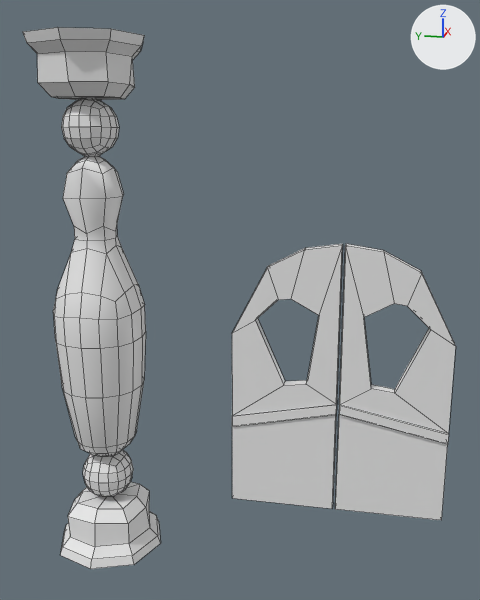
What one commit did to the Blender file art/models/props/alley_door/alley_door.blend.
Before and after are seen from a 50 mm camera at (-9.72, -0.43, 6.13) aimed at (-0.13, 1.49, 3.74). The axes (+X, +Y, +Z) are drawn at upper right. The lights are the same throughout. The picture after the commit comes second. Mesh edges are drawn as thin lines.

Script lines for the objects in view, before the commit:
```python
me_cube_002 = bpy.data.meshes.new('Cube.002')
me_cube_002.from_pydata(...)  # 504 vertices, 498 faces; spans x -2.3..1.3, y -28.0..-24.4, z -2.8..13.7
me_plane_001 = bpy.data.meshes.new('Plane.001')
me_plane_001.from_pydata(...)  # 40 vertices, 40 faces; spans x 0.49..0.75, y 0.02..1.77, z 0.5..5.01
me_plane_002 = bpy.data.meshes.new('Plane.002')
me_plane_002.from_pydata(...)  # 40 vertices, 40 faces; spans x 0.49..0.75, y -1.77..-0.02, z 0.5..5.01
ob_alley_door_left = bpy.data.objects.new('alley_door_left', me_plane_002)
ob_alley_door_left.location = (0.0, 0.0, -0.49)
ob_alley_door_left.scale = (1.0, 0.994, 1.0)
ob_alley_door_right = bpy.data.objects.new('alley_door_right', me_plane_001)
ob_alley_door_right.location = (0.0, 0.0, -0.49)
ob_alley_door_right.scale = (1.0, 0.994, 1.0)
ob_pillars_1 = bpy.data.objects.new('Pillars_1', me_cube_002)
ob_pillars_1.location = (0.0, 16.46, 0.84)
ob_pillars_1.scale = (0.486, 0.486, 0.486)
```
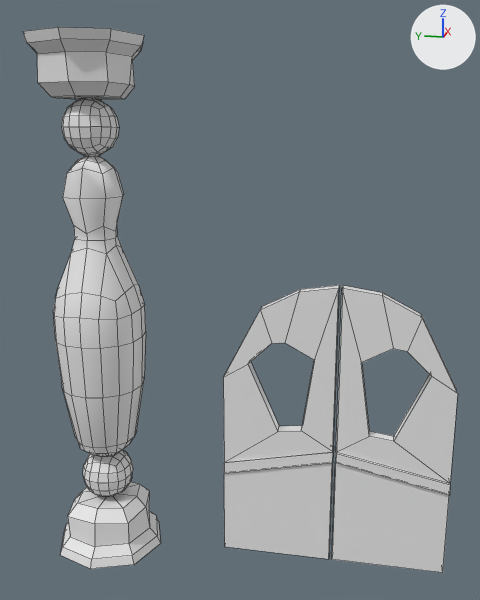
The newer file is also turned or shifted as a whole; pictures and numbers use the older file's frame.

What differs and where, as boxes [x1, y1, x2, y2] in the pictures (480 x 600 px):
'alley_door_left', moved: before [335, 244, 456, 520]; after [332, 285, 458, 573]
'alley_door_right', moved: before [232, 244, 343, 509]; after [223, 285, 339, 559]

The edits, one by one:
me_plane_002 is used by ob_alley_door_left; location (0.0, 0.0, -0.49); scale (1.0, 0.994, 1.0).
me_plane_002 had 40 vertices, 40 faces and spanned x 0.49..0.75, y -1.77..-0.02, z 0.5..5.01.
me_plane_002 now has 40 vertices, 40 faces and spans x -0.15..0.11, y -1.77..-0.02, z -0.03..4.48.
me_plane_002 part 1: the whole mesh is moved by (-0.64, 0.0, -0.53).
me_plane_001 is used by ob_alley_door_right; location (0.0, 0.0, -0.49); scale (1.0, 0.994, 1.0).
me_plane_001 had 40 vertices, 40 faces and spanned x 0.49..0.75, y 0.02..1.77, z 0.5..5.01.
me_plane_001 now has 40 vertices, 40 faces and spans x -0.15..0.11, y 0.02..1.77, z -0.03..4.48.
me_plane_001 part 2: the whole mesh is moved by (-0.64, 0.0, -0.53).
